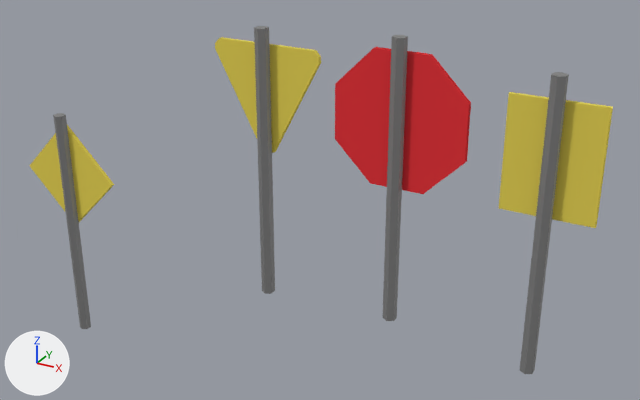
One commit to the Blender file project/.assets/street-signs/streetsigns.blend: the scene before it, then after it.
Camera for both pictures: a 50 mm lens placed at (2.17, -5.01, 3.26), pointed at (-0.72, 0.24, 0.63). The lights are fixed; the arrows at lower left show +X, +Y and +Z. The picture after the commit comes second.

Objects in the first picture: 'Cube.003', 'Post.005', 'SpeedLimit25Sign', 'SpeedLimitSignPost', 'StopSign', 'YieldSign', 'YieldSignPost', 'stopsign-post'.
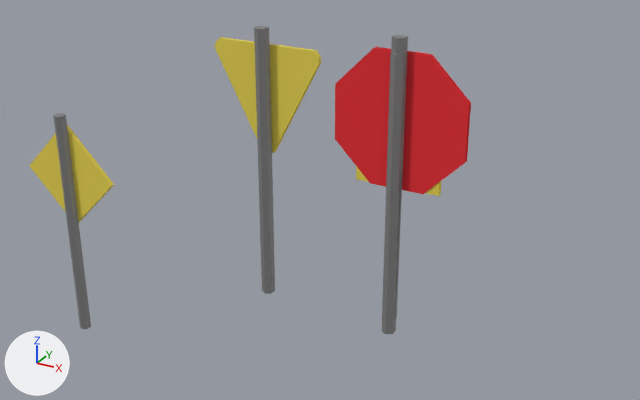
Commit message: speed limit sign prop

Pixel boxes [x1, y1, x2, y2] of what changed, in the pictures (640 x 400 px):
'SpeedLimit25Sign', moved: before [499, 92, 613, 228]; after [356, 166, 441, 196]
'SpeedLimitSignPost', moved: before [520, 72, 569, 374]; after [382, 53, 407, 334]
'stopsign-post', unchanged, covered by the edit: before [383, 35, 408, 321]; after [391, 35, 408, 320]

The edits, one by one:
Object 'SpeedLimit25Sign' (ob_speedlimit25sign) moves from (1.0, 0.0, 0.0) to (0.0, 0.0, 0.0).
